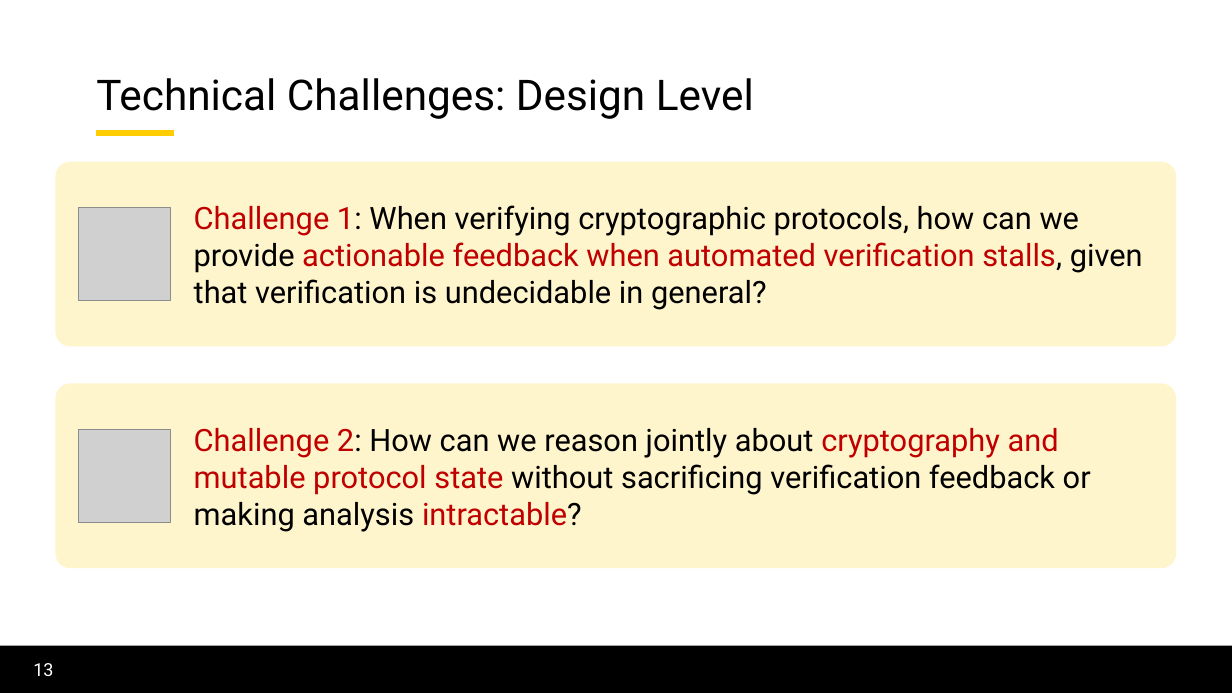
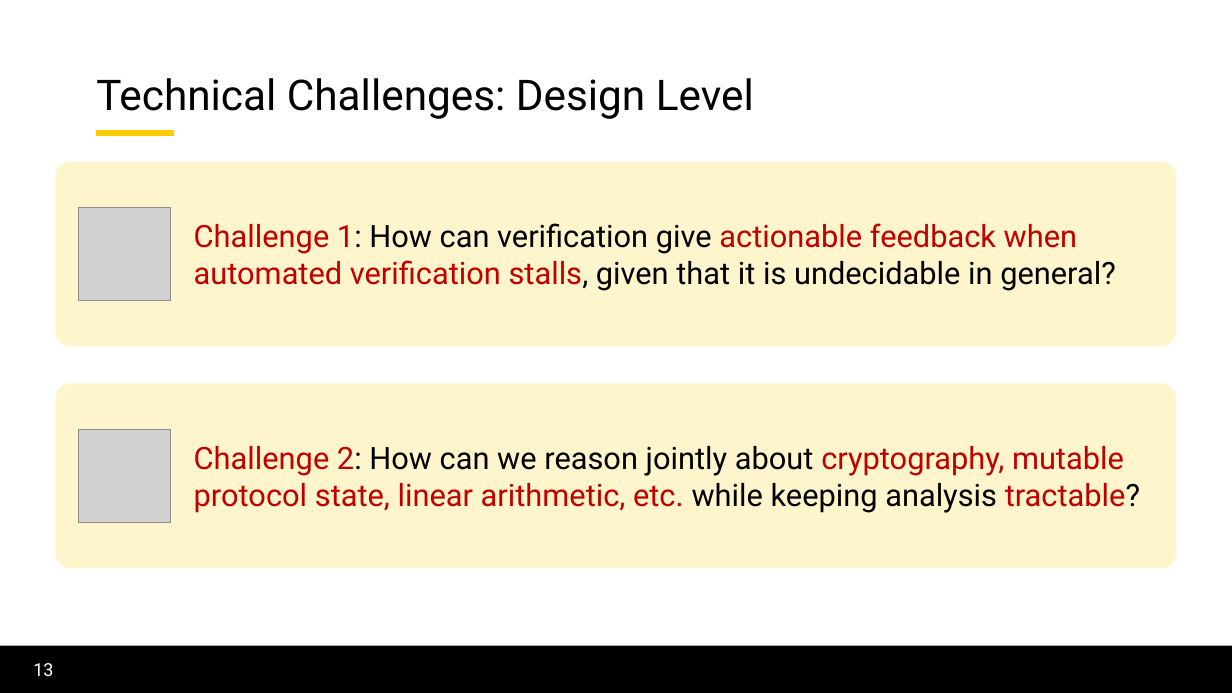
Before and after one commit to lorchrob/thesis_proposal_slides, a slide deck: slide 13 of slides.pptx. Drawn at 1232x693 pixels with LibreOffice and Linux fonts; fonts in the diff are those of the drawing; grey boxes stand for pictures; background and template pictures are left out. Boxes give left, top, right and bottom in pixels: in the first picture for what was removed or moved away, otherwise in the second. Text is boxed around its words. In the diff, an @@ line names an element or a change of style, - is before the commit and + after.

```diff
--- a/slides.pptx
+++ b/slides.pptx
@@ text in rounded rectangle at [194, 223, 1116, 291]: text changed; text colour #000000 to #C00000 @@
-Challenge 1: When verifying cryptographic protocols, how can we provide actionable feedback when automated verification stalls, given that verification is undecidable in general?
+Challenge 1: How can verification give actionable feedback when automated verification stalls, given that it is undecidable in general?
@@ text in rounded rectangle at [194, 446, 1140, 513]: text changed; text colour #000000 to #C00000 @@
-Challenge 2: How can we reason jointly about cryptography and mutable protocol state without sacrificing verification feedback or making analysis intractable?
+Challenge 2: How can we reason jointly about cryptography, mutable protocol state, linear arithmetic, etc. while keeping analysis tractable?
```
Also in this commit, not shown: 51 other slides changed, 7 slides added, 9 slides removed.
